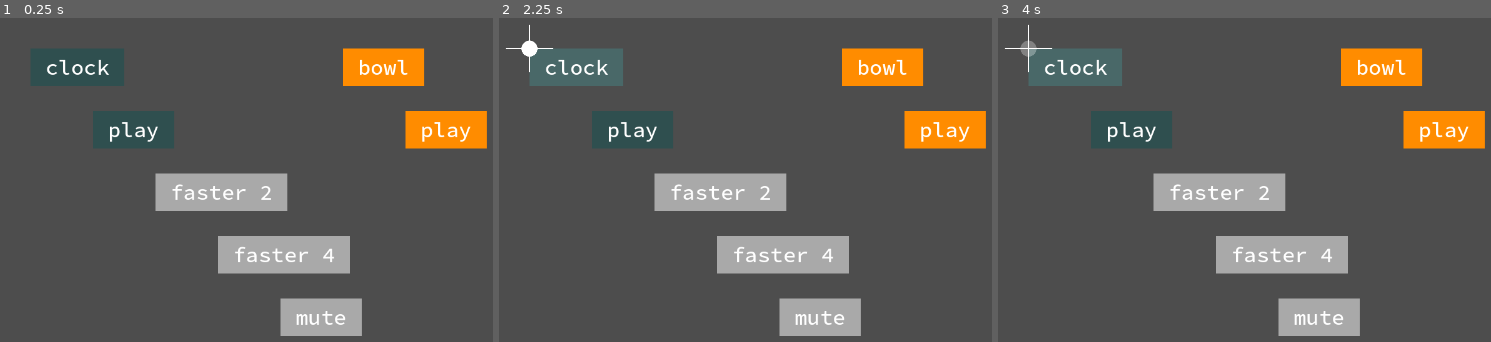
Above: before the commit, frames 1-3 (left to right).
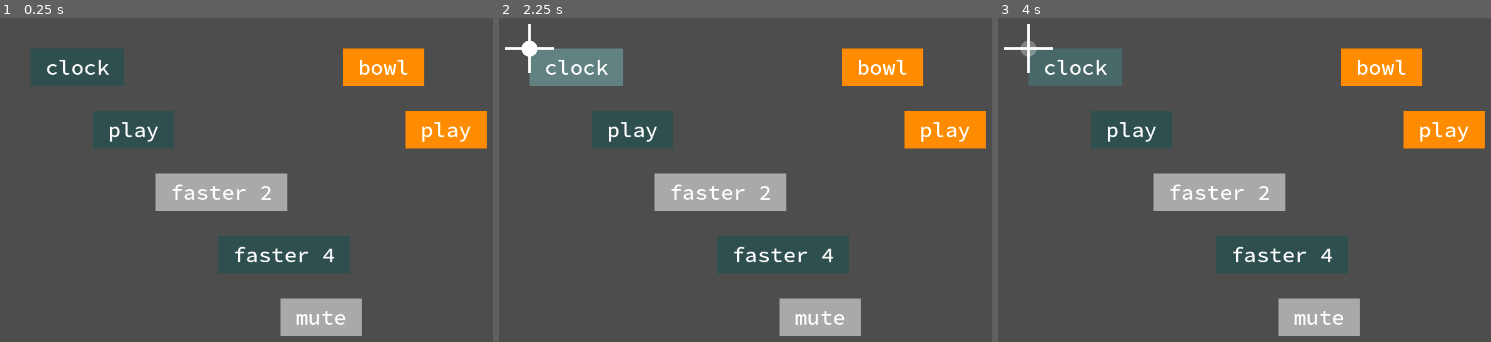
Above: after the commit, the same moments.

Repository: cappelnord/life-codes-interaction
Game: Godot game, scene res://interaction/interaction_root.tscn
Same seed, same stepped clock (60 frames per second), same inputs: the game is played once before the commit and once after it.
Inputs (mouse positions are in pixels of both pictures, inside the frame that each line leads up to):
- Up to frame 1 (0.25 s): no input
- Up to frame 2 (2.25 s): tap Enter at 0.5, 2 s; move the mouse to (outside the picture) at 0.52 s; tap M (toggle_mouse_cursor) at 0.6, 1.35, 2.1 s; click (outside the picture) at 0.67 s; tap Space at 1.25 s; move the mouse to (829, 212) at 1.27 s; click (829, 212) at 1.42 s; move the mouse to (947, 111) at 2.02 s; click (947, 111) at 2.17 s
- Up to frame 3 (4 s): tap Space at 2.75 s; move the mouse to (1357, 218) at 2.77 s; tap M (toggle_mouse_cursor) at 2.85, 3.6 s; click (1357, 218) at 2.92 s; tap Enter at 3.5 s; move the mouse to (outside the picture) at 3.52 s; click (outside the picture) at 3.67 s

The runs differ from the first frame. In frame 1, 3.0% of the frame differs, in the area x 44-71%, y 67-80%; in frame 2, 5.0%, in the area x 1-71%, y 1-80%; in frame 3, 3.1%.

Commit message:
more interaction groundwork

Diff:
--- a/interaction/scripts/code_block.gd
+++ b/interaction/scripts/code_block.gd
@@ -13,6 +13,7 @@
 var display_string
 var code_string
 var text_box_size: Vector2
+var grabbed = false
 
 var _visual: CodeBlockVisual
 var _collider: CodeBlockCollider
@@ -71,16 +72,38 @@
 func move(new_position: Vector2):
 	position = new_position
 
+func move_delta(delta: Vector2):
+	position = position + delta
 
-func on_cursor_entered(cursor: Cursor):
-	if cursor == _active_cursor: return true
+func attempt_hover(cursor: Cursor):
 	if _active_cursor == null:
 		_active_cursor = cursor
-		_visual.begin_hover()
+		_visual.z_index = 10
+		_visual.update_material()
+		move_to_front()
 		return true
 	return false
 
-func on_cursor_exited(cursor: Cursor):
+func release_hover(cursor: Cursor):
 	if _active_cursor == cursor:
+		_visual.z_index = 0
 		_active_cursor = null
-		_visual.end_hover()
+		_visual.update_material()
+
+# TODO: do more thorough checks  if the block can actually be grabbed
+func attempt_grab(cursor: Cursor):
+	if grabbed: return false
+	if cursor != _active_cursor:
+		return false
+	else:
+		grabbed = true
+		_visual.update_material()
+		move_to_front()
+		return true
+
+func release_grab(cursor: Cursor):
+	grabbed = false
+	_visual.update_material()
+
+func is_hovered():
+	return _active_cursor != null
--- a/interaction/scripts/code_block_loader.gd
+++ b/interaction/scripts/code_block_loader.gd
@@ -101,7 +101,8 @@
 	manager.add_slot(CodeBlockSlot.new(
 		faster_spec,
 		Vector2(400, 400),
-		[CodeBlockArgument.new(faster_spec.get_parameter(&"speed"), CodeBlockArgument.Type.CONSTANT, 4)]
+		[CodeBlockArgument.new(faster_spec.get_parameter(&"speed"), CodeBlockArgument.Type.CONSTANT, 4)],
+		clock_family
 	))
 
 	manager.add_slot(CodeBlockSlot.new(
--- a/interaction/scripts/code_block_slot.gd
+++ b/interaction/scripts/code_block_slot.gd
@@ -7,20 +7,24 @@
 var start_position: Vector2
 # should be copied when CodeBlock is spawned
 var arguments: Dictionary
+var family: CodeBlockFamily
 
 var _should_respawn = true
 var block: CodeBlock = null
 
-func _init(spec: CodeBlockSpec, start_position: Vector2, arguments: Array = [], id: StringName = &"", display_string: String = ""):
+func _init(spec: CodeBlockSpec, start_position: Vector2, arguments: Array = [], family: CodeBlockFamily = null, id: StringName = &"", display_string: String = ""):
 	if display_string == "": display_string = spec.display_string
 	# TODO: check if this is actually a memory leak
 	if id == &"": id = StringName(str(spec.id) + "-" + str(str(randf_range(0.0, 1.0)).hash()))
+
+	if family == null: family = spec.family
 
 	self.id = id
 	self.display_string = display_string
 	self.spec = spec
 	self.start_position = start_position
 	self.arguments = {}
+	self.family = family
 	for argument in arguments:
 		self.arguments[argument.parameter.id] = argument
 
--- a/interaction/scripts/code_block_visual.gd
+++ b/interaction/scripts/code_block_visual.gd
@@ -3,7 +3,7 @@
 
 var block: CodeBlock
 var background_material: Material
-var _hover: bool = false
+
 
 # Called when the node enters the scene tree for the first time.
 func _ready():
@@ -14,15 +14,17 @@
 	var background = ($"CodeBlockBackground" as Sprite2D)
 	background_material = background.material.duplicate()
 	background.material = background_material
-	_update_material()
+	update_material()
 
-func _update_material():
-	var rgb = block.slot.spec.family.color
+func update_material():
+	var rgb = block.slot.family.color
 	var hsv_mod = Vector3(1, 1, 1)
 	var rgb_add = Vector3(0, 0, 0)
 
-	if _hover:
+	if block.is_hovered():
 		rgb_add = Vector3(0.1, 0.1, 0.1)
+	if block.grabbed:
+		rgb_add = Vector3(0.2, 0.2, 0.2)
 
 	background_material.set_shader_parameter("hsv", Vector3(rgb.h, rgb.s, rgb.v) * hsv_mod)
 	background_material.set_shader_parameter("rgb_add", rgb_add)
@@ -35,11 +37,3 @@
 func set_size(size: Vector2):
 	($"CodeBlockBackground" as Sprite2D).scale = size
 	($"CodeBlockText" as Label).position = Vector2(InteractionConfig.CODE_BLOCK_PADDING_X, InteractionConfig.CODE_BLOCK_PADDING_Y)
-
-func begin_hover():
-	_hover = true
-	_update_material()
-
-func end_hover():
-	_hover = false
-	_update_material()
--- a/interaction/scripts/cursor.gd
+++ b/interaction/scripts/cursor.gd
@@ -9,13 +9,15 @@
 var _grab_block: CodeBlock = null
 var _pressed: bool = false
 
+@onready var _collider: Area2D = $"CursorCollider"
+
 
 # Called when the node enters the scene tree for the first time.
 func _ready():
 	z_index = InteractionConfig.Z_INDEX_MOUSE_CURSOR
 	_manager = (get_parent() as CursorManager)
-	($"CursorCollider" as Area2D).area_entered.connect(_on_area_entered)
-	($"CursorCollider" as Area2D).area_exited.connect(_on_area_exited)
+	_collider.area_entered.connect(_on_area_entered)
+	_collider.area_exited.connect(_on_area_exited)
 
 # Called every frame. 'delta' is the elapsed time since the previous frame.
 func _process(delta):
@@ -33,20 +35,26 @@
 
 	position = new_position
 
-	# TODO: Move in case something got attached
+	if _grab_block != null:
+		_grab_block.move_delta(delta)
 
 # a cursor control scheme should either do one or the other - do not mix these up!
 # in the end it should translate to attach/unattach if feasible
 
 func press():
 	_pressed = true
+	_attempt_grab()
 	_update_cursor_texture()
 
 func release():
-	texture = _manager.cursor_image_base
 	_pressed = false
+	_release_grab()
+	_update_cursor_texture()
 
 func _update_cursor_texture():
+	if _grab_block != null:
+		texture = _manager.cursor_image_grab
+		return
 	if _pressed:
 		texture = _manager.cursor_image_attempt_grab
 		return
@@ -58,19 +66,41 @@
 
 func attempt_toggle_grab():
 	texture = _manager.cursor_image_attempt_grab
-	_time_when_reset = Time.get_ticks_msec() + 500
+	if not _attempt_grab(): _time_when_reset = Time.get_ticks_msec() + 500
+
+func _attempt_grab():
+	if _hover_block == null: return false
+	var success = _hover_block.attempt_grab(self)
+	if success:
+		_grab_block = _hover_block
+		return true
+	return false
+
+func _release_grab():
+	if _grab_block != null:
+		_grab_block.release_grab(self)
+	_grab_block = null
 
 func _on_area_entered(collider: CodeBlockCollider):
-	var success = collider.block.on_cursor_entered(self)
+	if _hover_block != null: return false
+	var success = collider.block.attempt_hover(self)
 	if success:
 		_hover_block = collider.block
 	_update_cursor_texture()
+	return success
 
 func _on_area_exited(collider: CodeBlockCollider):
-	collider.block.on_cursor_exited(self)
+	collider.block.release_hover(self)
 	_hover_block = null
+	_attempt_rehover()
 	_update_cursor_texture()
 
 func cleanup():
+	_release_grab()
 	if _hover_block != null:
-		_hover_block.on_cursor_exited(self)
+		_hover_block.release_hover(self)
+
+func _attempt_rehover():
+	var areas = _collider.get_overlapping_areas()
+	for area in areas:
+		if _on_area_entered(area): return
--- a/interaction/scripts/interaction_config.gd
+++ b/interaction/scripts/interaction_config.gd
@@ -10,3 +10,6 @@
 const Z_INDEX_QR_CODE: int = 2300
 const Z_INDEX_GRABBED_CODE_BLOCK: int = 2400
 const Z_INDEX_MOUSE_CURSOR: int = 2500
+
+# constantly these are not set via script and only for documentation
+const COLLISION_LAYER_BLOCK: int = 25
